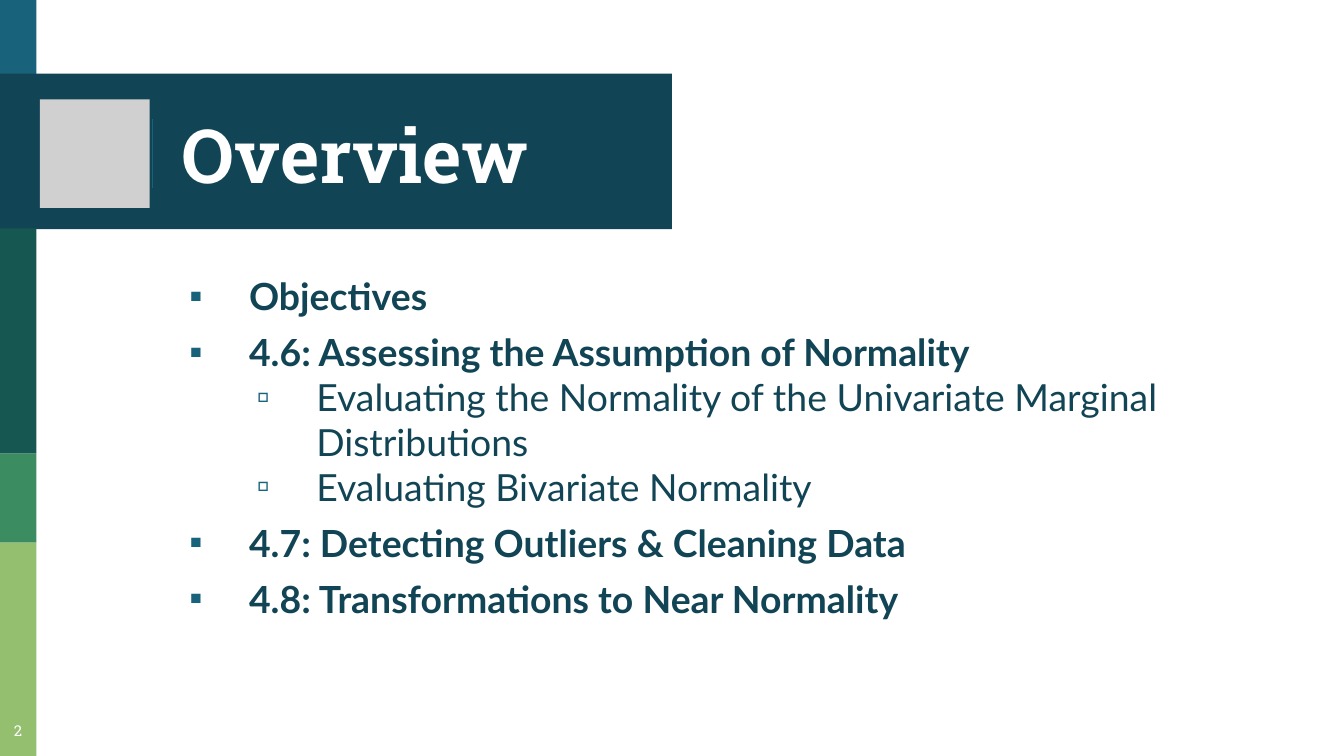
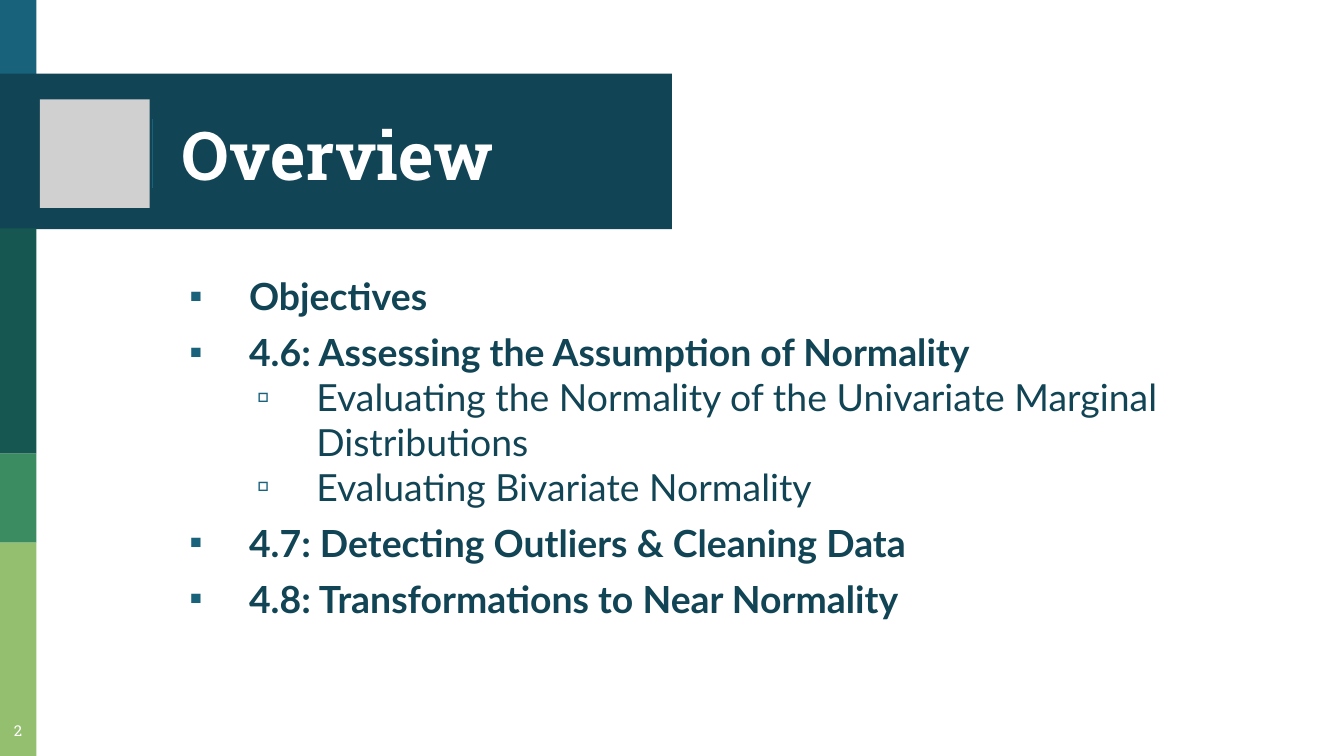
Before and after one commit to asphodelian/Math-760, a slide deck: slide 2 of Presentation/M760 Ch4.6-Ch4.8.pptx. Drawn at 1344x756 pixels with LibreOffice and Linux fonts; fonts in the diff are those of the drawing; grey boxes stand for pictures. Boxes give left, top, right and bottom in pixels: in the first picture for what was removed or moved away, otherwise in the second. Text is boxed around its words. In the diff, an @@ line names an element or a change of style, - is before the commit and + after.

```diff
--- a/Presentation/M760 Ch4.6-Ch4.8.pptx
+++ b/Presentation/M760 Ch4.6-Ch4.8.pptx
@@ title "Overview" at (182,128,494,181): size 40 to 36 pt @@
```
Also in this commit, not shown: 7 other slides changed, 8 slides added, 1 slide removed.
